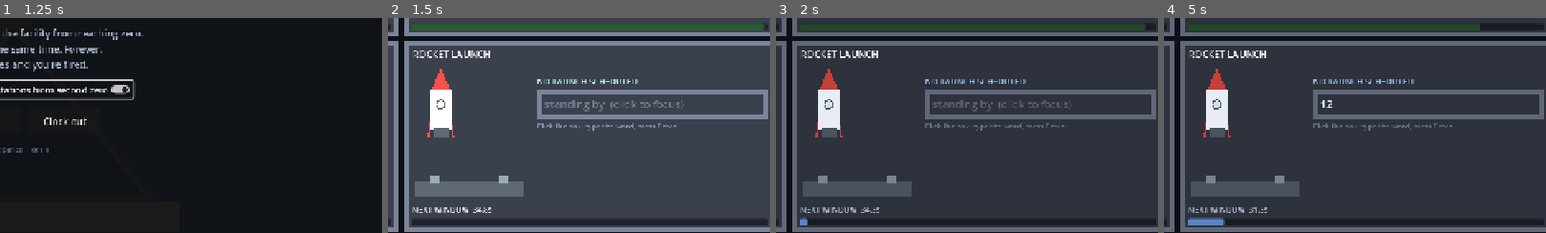
Above: before the commit, frames 1-4 (left to right).
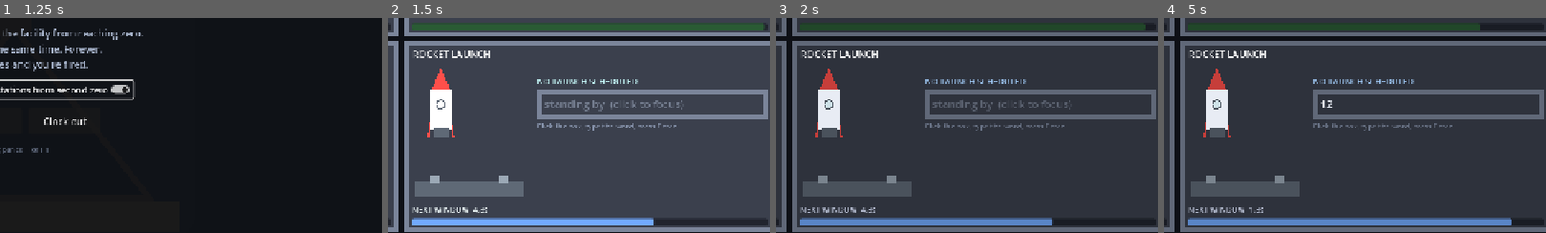
Above: after the commit, the same moments.

Repository: DelgadoJosh/GMTK-2026
Game: Godot game, scene res://scenes/MainMenu.tscn
The game is run twice, just before and just after one commit, with the same random seed, the same clock (stepped at 60 frames per second) and the same inputs.
Inputs (mouse positions are % of the whole screen's width and height, from its top left):
- Up to frame 1 (1.25 s): click "Veteran shift -- all four sta…" at 0.5 s
- Up to frame 2 (1.5 s): click "Clock in" at 1.25 s
- Up to frame 3 (2 s): no input
- Up to frame 4 (5 s): click (83, 69) at 2.02 s; type "12" at 2.1 s; click "1" at 2.75 s; click "2" at 3.5 s; click "3" at 4.25 s
The pictures show only the part of the screen within x 48-98%, y 49-99%; the shares and areas given below are measured in that part.

Frame 1 is identical in both runs. In frame 2, 2.3% of the frame differs, in the area x 6-70%, y 88-97%; in frame 3, 2.4%; in frame 4, 2.8%, in the area x 15-91%, y 88-97%.

Commit message:
Rocket: tighten the window cadence, and open the first one after 5s
Idle gap between launch windows goes 35s -> 18s down to 15s -> 10s (base ->
max difficulty).

The first window is now its own number: first_idle, 5s. The station used to
arrive on a full idle gap, so against the new 40s unlock the first klaxon
landed around 75s into a run. A station that slams in demanding attention
and then does nothing for half a minute reads as broken, and it wastes the
one moment the rest of the facility is calm enough to learn a new klaxon
in. Implemented as an _on_unlocked() override, since the base class hands
every station a full countdown on unlock.

One smoke-test rule needed rethinking rather than updating. "Jump to phase
5 leaves sane starting timers" asserted all four stations arrive with a
near-full countdown, which the deliberate 5s first gap trips. Narrowed it
to the three stations that can actually fail and gave the rocket its own
check: an idle countdown hitting zero opens a window rather than costing a
heart, so "arrives nearly expired" is not the hazard there that it is
elsewhere. Loosening the threshold for all four would have quietly dropped
real coverage on the other three.

103 checks, 0 failures.

Co-Authored-By: Claude Opus 5 <noreply@anthropic.com>

Diff:
--- a/Time Keeper/scenes/stations/RocketStation.tscn
+++ b/Time Keeper/scenes/stations/RocketStation.tscn
@@ -29,8 +29,9 @@
 unlock_time = 40.0
 grace_duration = 0.0
 lockout_duration = 2.0
-idle_base = 35.0
-idle_floor = 18.0
+idle_base = 15.0
+idle_floor = 10.0
+first_idle = 5.0
 
 [node name="Background" type="NinePatchRect" parent="."]
 layout_mode = 2
--- a/Time Keeper/scripts/stations/RocketStation.gd
+++ b/Time Keeper/scripts/stations/RocketStation.gd
@@ -16,8 +16,13 @@
 
 ## The launch window is the Station countdown (base_duration/floor_duration).
 ## The idle gap between windows is its own ramp.
-@export var idle_base: float = 35.0
-@export var idle_floor: float = 18.0
+@export var idle_base: float = 15.0
+@export var idle_floor: float = 10.0
+## The gap before the *first* window only. A station that slams in demanding
+## attention and then does nothing for a full idle gap reads as broken, and it
+## wastes the one moment the rest of the facility is calm enough to learn a new
+## klaxon in.
+@export var first_idle: float = 5.0
 
 const COLOR_TYPED := "#e8ecf4"
 const COLOR_TYPO := "#e8946a"
@@ -291,3 +296,10 @@
 
 func _on_reset() -> void:
 	_go_idle(false)
+
+
+func _on_unlocked() -> void:
+	# Runs after _on_reset(), which leaves the station idle on a full gap.
+	# Overwrite it: the first klaxon should land while you are still looking at
+	# the panel that just appeared.
+	time_remaining = first_idle
--- a/Time Keeper/tools/smoke_test.gd
+++ b/Time Keeper/tools/smoke_test.gd
@@ -353,6 +353,13 @@
 			egg_seen[0] = true)
 
 	check(rocket._is_idle, "rocket starts idle with no launch scheduled")
+	# A frame has already drained a little, so this is a window rather than an
+	# equality -- it only has to distinguish 5s from a 15s idle gap.
+	check(rocket.time_remaining <= rocket.first_idle
+		and rocket.time_remaining > rocket.first_idle - 1.0,
+		"the first launch window is the short one, not a full idle gap")
+	check(rocket.first_idle < rocket.idle_floor,
+		"the first gap is shorter than any later one, at any difficulty")
 	rocket._on_submitted("  Easter Egg  ")
 	check(egg_seen[0], "console words work while idle, case and space insensitive")
 
@@ -485,10 +492,16 @@
 	check(hourglass.is_unlocked and clock.is_unlocked and safe.is_unlocked
 		and rocket.is_unlocked, "jump to phase 5 unlocks everything")
 	var sane := true
-	for station in [hourglass, clock, safe, rocket]:
+	for station in [hourglass, clock, safe]:
 		if station.time_remaining < station.get_current_duration() * 0.9:
 			sane = false
 	check(sane, "jump to phase 5 leaves sane starting timers")
+	# The rocket is the deliberate exception. It arrives idle on the short first
+	# gap, and an idle countdown hitting zero opens a window rather than costing
+	# a heart -- so "arrives nearly expired" isn't a hazard here the way it is
+	# for the three stations that can actually fail.
+	check(rocket._is_idle and rocket.time_remaining <= rocket.first_idle,
+		"the rocket arrives idle on its short first gap, which cannot fail")
 
 	# A large delta (5x time scale, or a browser tab hitching) overshoots zero
 	# by a lot. The expiry test is a threshold, not an equality, so a station
Not shown, changed: Time Keeper/plan.md
